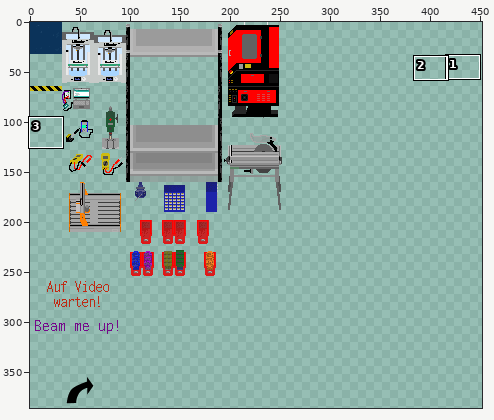
Edited in one commit: sprite sheet (tileset_unikat.png). Above, an overview of the earlier version with the close-up marked.
Close-up. Before the commit:
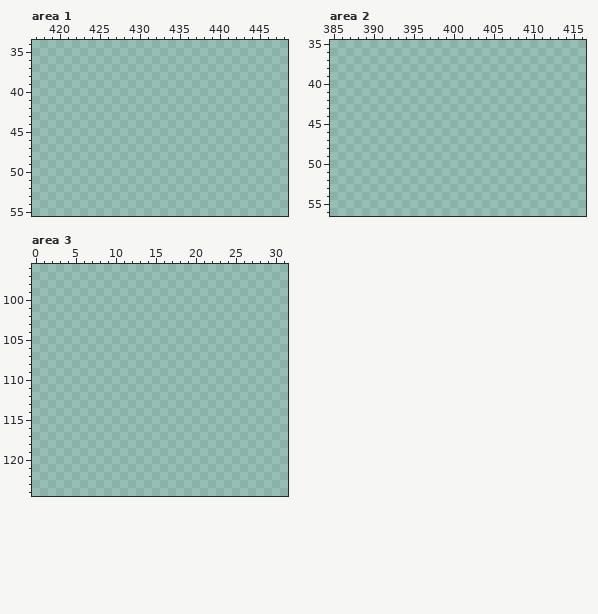
The file is 512x512 pixels. Pixels under 10% opacity are left out. Colours within 5 levels of each other are drawn and written as one. Shown: area 1: x 417..448, y 34..55; area 2: x 385..416, y 35..56; area 3: x 0..31, y 96..124. The wide view leaves out empty margins. The commit also changed other parts of the picture, which this record leaves out.
Palette (. is transparent): 
And afterwards:
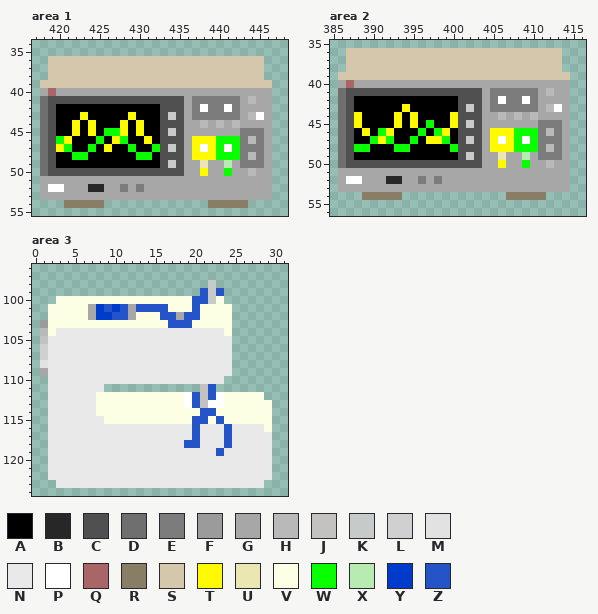
Colours new in this view: A #000000  B #272727  C #505050  D #6f6f6f  E #7c7c7c  F #9b9b9b  G #a7a7a7  H #b9b9b9  J #c4c1c1  K #c6cac8  L #d0d0d0  M #e2e2e2  N #e9e9e9  P #ffffff  Q #a96666  R #897d65  S #d5c7ac  T #fffa00  U #ebe7b2  V #fdffe4  W #09ff00  X #b7ebb2  Y #003ccb  Z #2454c7
The exact change:
Changed rows in their new state; - is an unchanged pixel.
Area 1:
first column x 418:
36 -SSSSSSSSSSSSSSSSSSSSSSSSSSS-
37 -SSSSSSSSSSSSSSSSSSSSSSSSSSS-
38 -SSSSSSSSSSSSSSSSSSSSSSSSSSS-
39 SSSSSSSSSSSSSSSSSSSSSSSSSSSSS
40 GQGGGGGGGGGGGGGGGGGGGGGGGGGGG
41 DCCCCCCCCCCCCCCCCCGEEEEEEGHGG
42 DCAAAAAAAAAAAAACCCGEPEEPEGGGG
43 DCAAATAAAAATAAACKCGEEEEEEGHPG
44 DCAATATAAATATAACCCGGHGHGHGGGG
45 DCAATATAWWTATAACKCGGGGGGGEEEG
46 DCWTAAAWATWAATACCCGTTTWWWEHEG
47 DCTWAAWATAAWAAWCKCGTPTWPWEEEG
48 DCAAWWAAAAAAWWACCCGTTTWWWEHEG
49 DCAAAAAAAAAAAAACKCGGUGGXGEEEG
50 DCCCCCCCCCCCCCCCCCGGTGGWGGHGG
51 GGGGGGGGGGGGGGGGGGGGGGGGGGGGG
52 GPPGGGBBGGEGEGGGGGGGGGGGGGGGG
53 GGGGGGGGGGGGGGGGGGGGGGGGGGGGG
54 ---RRRRR-------------RRRRR---
Area 2:
first column x 386:
36 -SSSSSSSSSSSSSSSSSSSSSSSSSSS-
37 -SSSSSSSSSSSSSSSSSSSSSSSSSSS-
38 -SSSSSSSSSSSSSSSSSSSSSSSSSSS-
39 SSSSSSSSSSSSSSSSSSSSSSSSSSSSS
40 GQGGGGGGGGGGGGGGGGGGGGGGGGGGG
41 DCCCCCCCCCCCCCCCCCGEEEEEEGHGG
42 DCAAAAAAAAAAAAACCCGEPEEPEGGGG
43 DCAAAAAATAAAAAACKCGEEEEEEGHPG
44 DCTAAAATATAAAATCCCGGHGHGHGGGG
45 DCTAAAATATAWAATCKCGGGGGGGEEEG
46 DCATAWTAAAWAWTACCCGTTTWWWEHEG
47 DCAAWTWAAWATTWACKCGTPTWPWEEEG
48 DCWWAAAWWAAAAAWCCCGTTTWWWEHEG
49 DCAAAAAAAAAAAAACKCGGUGGXGEEEG
50 DCCCCCCCCCCCCCCCCCGGTGGWGGHGG
51 GGGGGGGGGGGGGGGGGGGGGGGGGGGGG
52 GPPGGGBBGGEGEGGGGGGGGGGGGGGGG
53 GGGGGGGGGGGGGGGGGGGGGGGGGGGGG
54 ---RRRRR-------------RRRRR---
Area 3:
first column x 1:
 98 ---------------------K-------
 99 --------------------ZKZ------
100 --VVVVVVVVVVVVVVVVVZZKV------
101 -VVVVVGYZYZGZZZZVVVZVVVV-----
102 -VVVVVGYYZZGVVVZZGZZVVVV-----
103 FVVVVVVVVVVVVVVVZZZVVVVV-----
104 HVNNNNNNNNNNNNNNNNNNNNNV-----
105 JNNNNNNNNNNNNNNNNNNNNNNN-----
106 LNNNNNNNNNNNNNNNNNNNNNNN-----
107 LNNNNNNNNNNNNNNNNNNNNNNN-----
108 MNNNNNNNNNNNNNNNNNNNNNNN-----
109 GNNNNNNNNNNNNNNNNNNNNNNN-----
110 -NNNNNNNNNNNNNNNNNNNNNN------
111 -NNNNNNN------------JZ-------
112 -NNNNNNVVVVVVVVVVVPZJZPVVVVV-
113 -NNNNNNVVVVVVVVVVVPZJPPVVVVVV
114 -NNNNNNVVVVVVVVVVVVVZZVVVVVVV
115 -NNNNNNNVVVVVVVVVVVZZVZVVVVVV
116 -NNNNNNNNNNNNNNNNNNZNNNZNNNNV
117 -NNNNNNNNNNNNNNNNNNZNNNZNNNNN
118 -NNNNNNNNNNNNNNNNNZZNNNZNNNNN
119 -NNNNNNNNNNNNNNNNNNNNNZNNNNNN
120 -NNNNNNNNNNNNNNNNNNNNNNNNNNNN
121 -NNNNNNNNNNNNNNNNNNNNNNNNNNNN
122 -NNNNNNNNNNNNNNNNNNNNNNNNNNNN
123 --NNNNNNNNNNNNNNNNNNNNNNNNNN-
